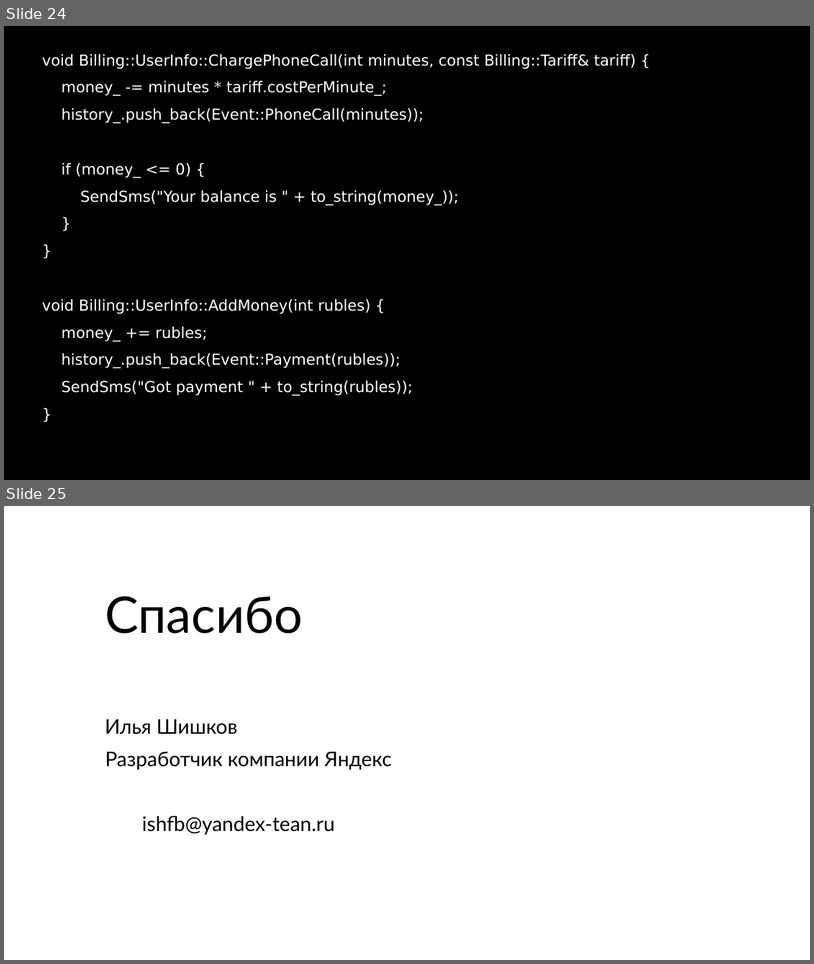
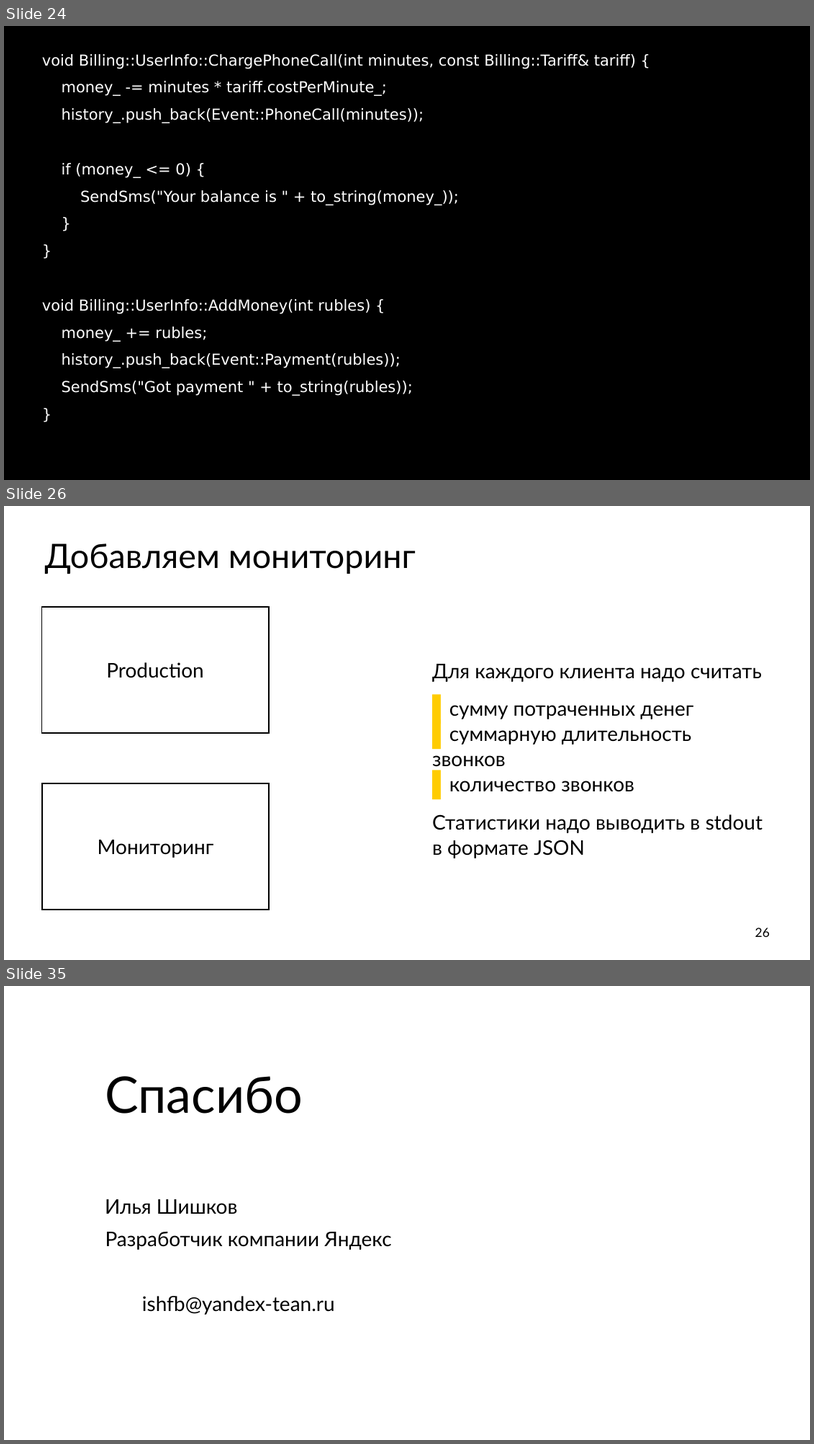
Before and after one commit to ishfb/cpprus17, a slide deck: slides.pptx. Shown one above the other, each under a label of ours: slides 24 and 25 before the commit, slides 24, 26 and 35 after it; the slides between them are not shown. The pictures are 814x964 and 814x1444 pixels, drawn with LibreOffice and Linux fonts; fonts in the diff are those of the drawing; background and template pictures are left out. Boxes give left, top, right and bottom in pixels: in the first picture for what was removed or moved away, otherwise in the second. Text is boxed around its words. In the diff, an @@ line names an element or a change of style, - is before the commit and + after.

```diff
--- a/slides.pptx
+++ b/slides.pptx
@@ slide 26 added at <box>4,506,810,960</box>, background #FFFFFF @@
@@ title added at <box>45,543,416,574</box>, 80 pt, text #000000 @@
+Добавляем мониторинг
@@ rectangle added at <box>42,607,269,733</box>, outline #000000 3 pt, 48 pt, text #000000 @@
+Production
@@ text added at <box>432,664,763,858</box>, 48 pt, text #000000 @@
+Для каждого клиента надо считать
+  ▌ сумму потраченных денег
+  ▌ суммарную длительность звонков
+  ▌ количество звонков
+Статистики надо выводить в stdout в формате JSON
@@ rectangle added at <box>42,783,269,909</box>, outline #000000 3 pt, 48 pt, text #000000 @@
+Мониторинг
@@ page number added at <box>756,927,770,937</box>, 30 pt, text #000000 @@
+26
@@ what was slide 25 is now slide 35 @@
```
Also in this commit, not shown: 9 other slides added, 2 other files.
